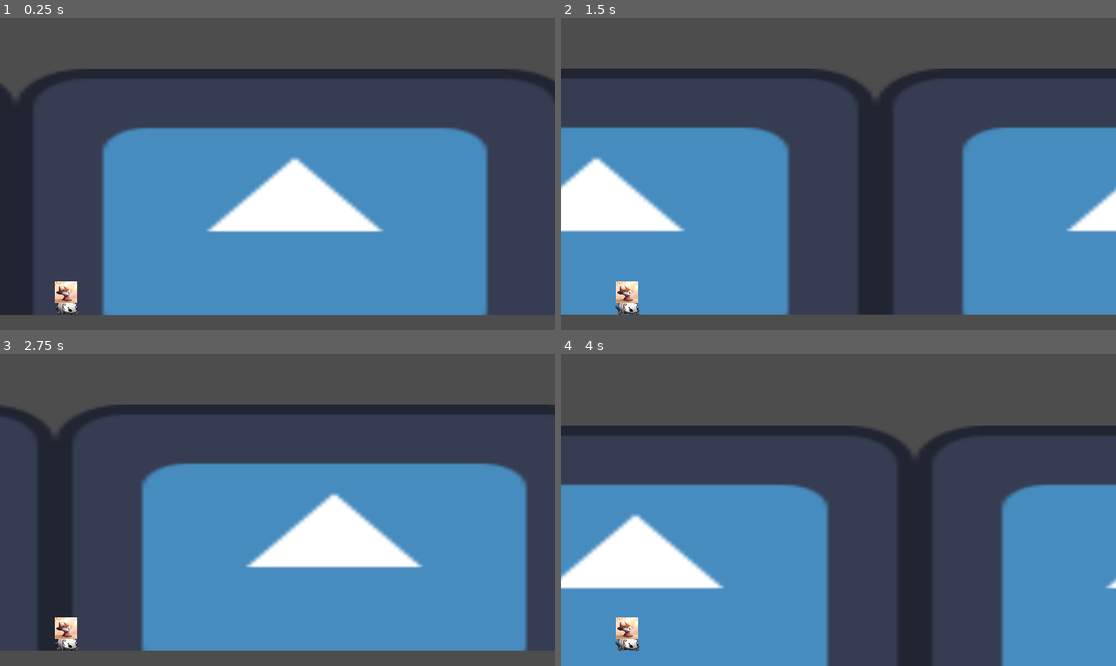
Above: before the commit, frames 1-4 (two rows, left to right).
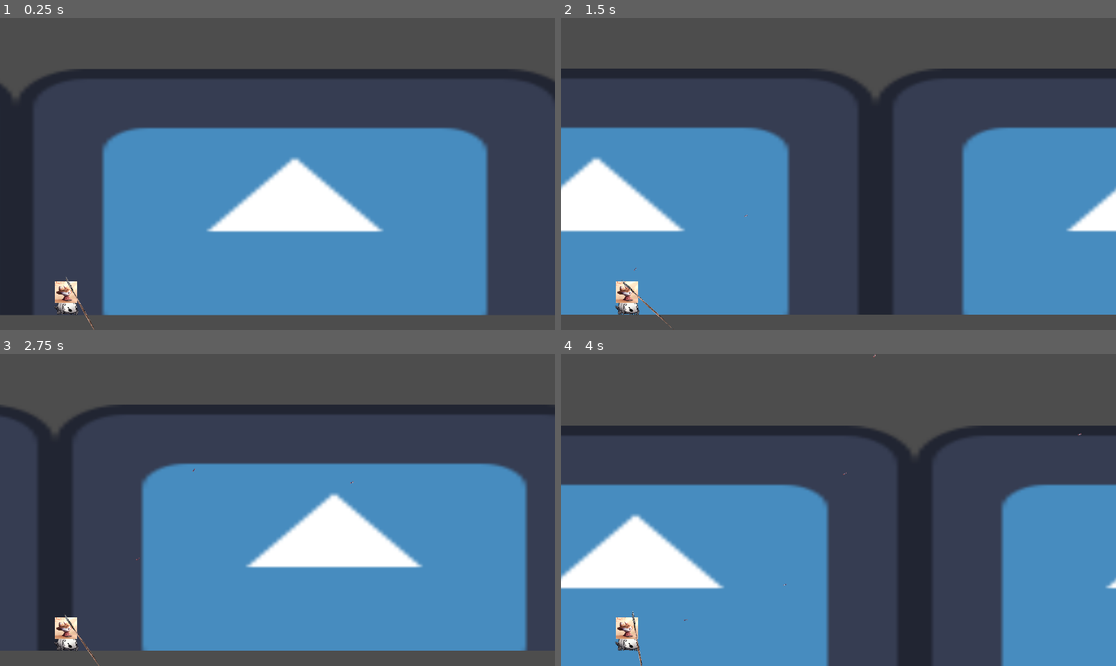
Above: after the commit, the same moments.

Repository: LeonardoSouza022/i-wanna-be-a-cowboy-baby
Game: Godot game, scene res://main.tscn
Two runs of this game, one before a commit and one after it. Both use one fixed random seed, a clock stepped at 60 frames per second and the inputs below. The engine's default icon, where the game draws it, is replaced by a stand-in: a white triangle on a blue panel in a dark square.
Inputs (mouse positions are in pixels of both pictures, inside the frame that each line leads up to):
- Up to frame 1 (0.25 s): no input
- Up to frame 2 (1.5 s): tap Enter (ui_accept) at 0.5, 0.77 s; move the mouse to (960, 158) at 0.52 s; right-click (960, 158) at 0.6 s; move the mouse to (727, 189) at 1.27 s; right-click (727, 189) at 1.35 s
- Up to frame 3 (2.75 s): tap Enter (ui_accept) at 1.52 s; move the mouse to (333, 441) at 2.02 s; right-click (333, 441) at 2.1 s
- Up to frame 4 (4 s): move the mouse to (810, 572) at 2.77 s; right-click (810, 572) at 2.85 s; tap Enter (ui_accept) at 3.02, 3.77 s; move the mouse to (1005, 556) at 3.52 s; right-click (1005, 556) at 3.6 s

The runs differ from the first frame. In frame 1, less than 0.1% of the frame differs, in the area x 11-18%, y 83-100%; in frame 2, less than 0.1%; in frame 3, less than 0.1%; in frame 4, less than 0.1%, in the area x 12-94%, y 0-100%.

Commit message:
Add files via upload

Diff:
--- /dev/null
+++ b/arma.gd
@@ -0,0 +1,19 @@
+extends Node2D
+
+const BALA = preload("res://node_2d.tscn")
+@onready var cano: Marker2D = $Marker2D
+
+func _process(delta: float) -> void:
+	look_at(get_global_mouse_position())
+
+	rotation_degrees = wrap(rotation_degrees, 0, 360)
+	if rotation_degrees > 90 and rotation_degrees < 270:
+		scale.y = -1
+	else:
+		scale.y = 1
+
+		if Input.is_action_just_pressed("atirar"):
+			var instancia_bala = BALA.instantiate()
+			get_tree().root.add_child(instancia_bala)
+			instancia_bala.global_position =  cano.global_position
+			instancia_bala.rotation = rotation
--- /dev/null
+++ b/arma.tscn
@@ -0,0 +1,16 @@
+[gd_scene format=3 uid="uid://dnfycx1h5t4rh"]
+
+[ext_resource type="Script" uid="uid://co76q1pnxmohw" path="res://arma.gd" id="1_uya3a"]
+[ext_resource type="Texture2D" uid="uid://c1hstk0c57ytu" path="res://Sprites/arma.png" id="2_bftl6"]
+
+[node name="arma" type="Node2D" unique_id=1322569584]
+script = ExtResource("1_uya3a")
+
+[node name="Sprite2D" type="Sprite2D" parent="." unique_id=61917829]
+position = Vector2(-33.749996, 39.500004)
+scale = Vector2(0.2451087, 0.24270557)
+texture = ExtResource("2_bftl6")
+flip_h = true
+
+[node name="Marker2D" type="Marker2D" parent="." unique_id=635391154]
+position = Vector2(73, -34)
--- a/inimigo_1.tscn
+++ b/inimigo_1.tscn
@@ -7,13 +7,13 @@
 radius = 19.0
 height = 62.0
 
-[node name="Inimigo1" type="CharacterBody2D" groups=["enemies"]]
+[node name="Inimigo1" type="CharacterBody2D" unique_id=1669285759 groups=["enemies"]]
 script = ExtResource("1_miy63")
 
-[node name="Sprite2D" type="Sprite2D" parent="."]
+[node name="Sprite2D" type="Sprite2D" parent="." unique_id=1757166854]
 scale = Vector2(0.173611, 0.173611)
 texture = ExtResource("2_fwwet")
 
-[node name="CollisionShape2D" type="CollisionShape2D" parent="."]
+[node name="CollisionShape2D" type="CollisionShape2D" parent="." unique_id=2078209168]
 position = Vector2(-2, -3)
 shape = SubResource("CapsuleShape2D_8nd5y")
--- a/main.tscn
+++ b/main.tscn
@@ -1,21 +1,26 @@
-[gd_scene load_steps=4 format=3 uid="uid://clyuhx8u38co3"]
+[gd_scene format=3 uid="uid://clyuhx8u38co3"]
 
 [ext_resource type="PackedScene" uid="uid://djbcb0mxewosg" path="res://player.tscn" id="1_0xm2m"]
 [ext_resource type="PackedScene" uid="uid://be6bafv7r6j3n" path="res://Background.tscn" id="2_h2yge"]
+[ext_resource type="PackedScene" uid="uid://dnfycx1h5t4rh" path="res://arma.tscn" id="3_1bvp3"]
 [ext_resource type="Script" uid="uid://v02t6ya7m0lj" path="res://spawner.gd" id="3_h2yge"]
 
-[node name="main" type="Node2D"]
+[node name="main" type="Node2D" unique_id=87103456]
 
-[node name="Background" parent="." instance=ExtResource("2_h2yge")]
+[node name="Background" parent="." unique_id=1203585207 instance=ExtResource("2_h2yge")]
 position = Vector2(-4, -36)
 
-[node name="Player" parent="." instance=ExtResource("1_0xm2m")]
+[node name="Player" parent="." unique_id=1507158020 instance=ExtResource("1_0xm2m")]
 position = Vector2(0, -97)
 
-[node name="Spawner" type="Node2D" parent="."]
+[node name="arma" parent="Player" unique_id=1322569584 instance=ExtResource("3_1bvp3")]
+position = Vector2(157, 570)
+scale = Vector2(0.03, 0.03)
+
+[node name="Spawner" type="Node2D" parent="." unique_id=75708282]
 script = ExtResource("3_h2yge")
 
-[node name="Marker2D" type="Marker2D" parent="Spawner"]
+[node name="Marker2D" type="Marker2D" parent="Spawner" unique_id=1784810208]
 position = Vector2(1235, 546)
 
-[node name="SpawnTimer" type="Timer" parent="Spawner"]
+[node name="SpawnTimer" type="Timer" parent="Spawner" unique_id=2046495839]
--- /dev/null
+++ b/node_2d.gd
@@ -0,0 +1,12 @@
+extends Node2D
+
+
+const SPEED: int = 300
+
+
+func _process(delta: float) -> void:
+	position += transform.x * SPEED * delta
+
+
+func _on_visible_on_screen_notifier_2d_screen_exited() -> void:
+	queue_free()
--- /dev/null
+++ b/node_2d.tscn
@@ -0,0 +1,15 @@
+[gd_scene format=3 uid="uid://qq0cjrtt25qc"]
+
+[ext_resource type="Script" uid="uid://b4otd3cndmdrj" path="res://node_2d.gd" id="1_0e48y"]
+[ext_resource type="Texture2D" uid="uid://b0gbedgigew2g" path="res://Sprites/7belo_sem_fundo.png" id="1_wtcfe"]
+
+[node name="bala" type="Node2D" unique_id=1268017609]
+script = ExtResource("1_0e48y")
+
+[node name="7belo" type="Sprite2D" parent="." unique_id=656815254]
+scale = Vector2(0.009, 0.009)
+texture = ExtResource("1_wtcfe")
+
+[node name="VisibleOnScreenNotifier2D" type="VisibleOnScreenNotifier2D" parent="." unique_id=769253604]
+
+[connection signal="screen_exited" from="VisibleOnScreenNotifier2D" to="." method="_on_visible_on_screen_notifier_2d_screen_exited"]
--- a/project.godot
+++ b/project.godot
@@ -8,13 +8,25 @@
 
 config_version=5
 
+[animation]
+
+compatibility/default_parent_skeleton_in_mesh_instance_3d=true
+
 [application]
 
 config/name="Bebe CowBoy"
 run/main_scene="uid://clyuhx8u38co3"
-config/features=PackedStringArray("4.4", "Forward Plus")
+config/features=PackedStringArray("4.7", "Forward Plus")
 config/icon="res://icon.svg"
 
 [global_group]
 
 enemies=""
+
+[input]
+
+atirar={
+"deadzone": 0.2,
+"events": [Object(InputEventMouseButton,"resource_local_to_scene":false,"resource_name":"","device":-1,"window_id":0,"alt_pressed":false,"shift_pressed":false,"ctrl_pressed":false,"meta_pressed":false,"button_mask":0,"position":Vector2(0, 0),"global_position":Vector2(0, 0),"factor":1.0,"button_index":2,"canceled":false,"pressed":false,"double_click":false,"script":null)
+]
+}
Binary file added: Sprites/7belo_sem_fundo.png
Not shown, added: Sprites/7belo_sem_fundo.png.import
Not shown, changed: Sprites/Inimigo1.webp.import
Not shown, changed: Sprites/Inimigo2.webp.import
Not shown, changed: Sprites/Isaaccowboy.jpeg.import
Binary file added: Sprites/arma.png
Not shown, added: Sprites/arma.png.import
Not shown, changed: Sprites/monataria.webp.import
Not shown, changed: Sprites/player1.jpeg.import
Not shown, changed: Sprites/player3.png.import
Not shown, added: arma.gd.uid
Not shown, changed: icon.svg.import
(and 2 more such lines)
